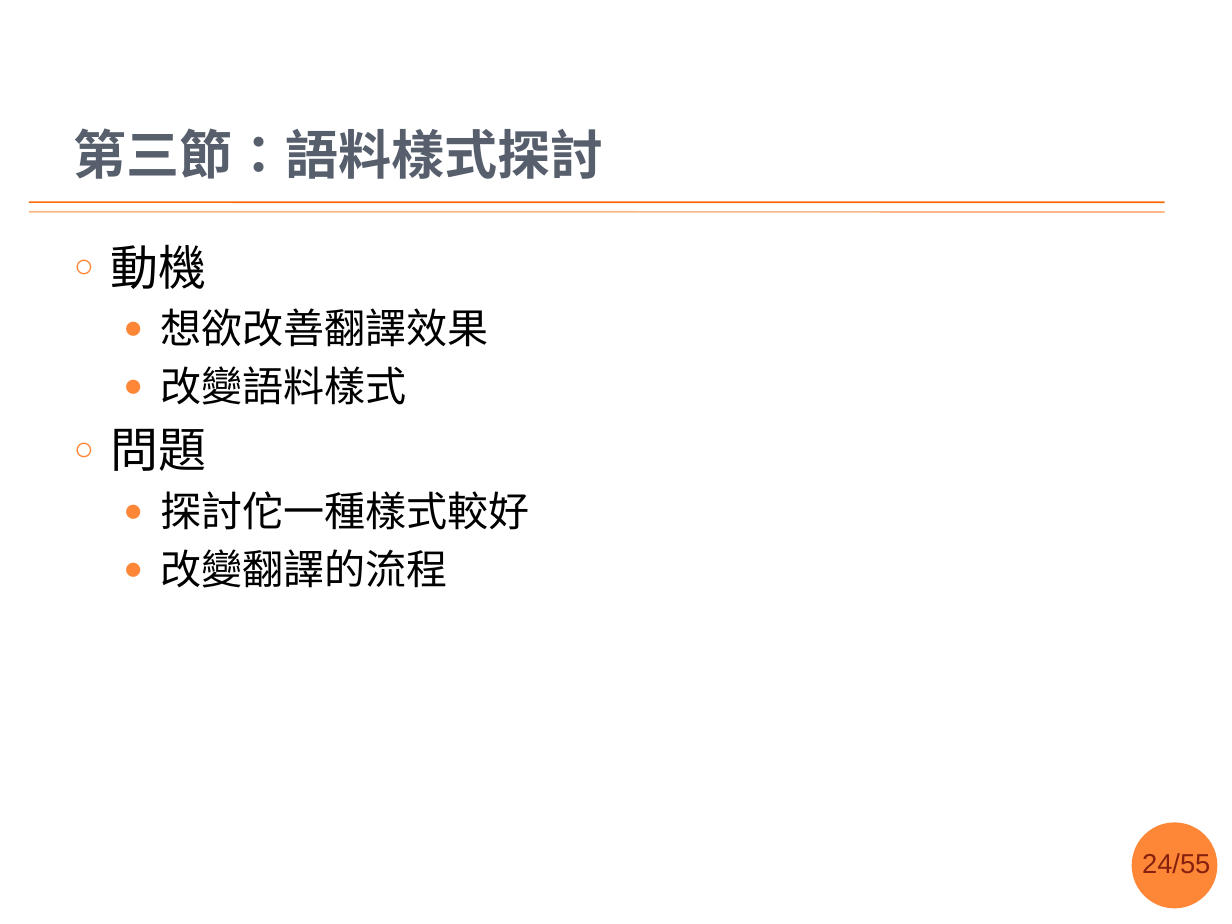
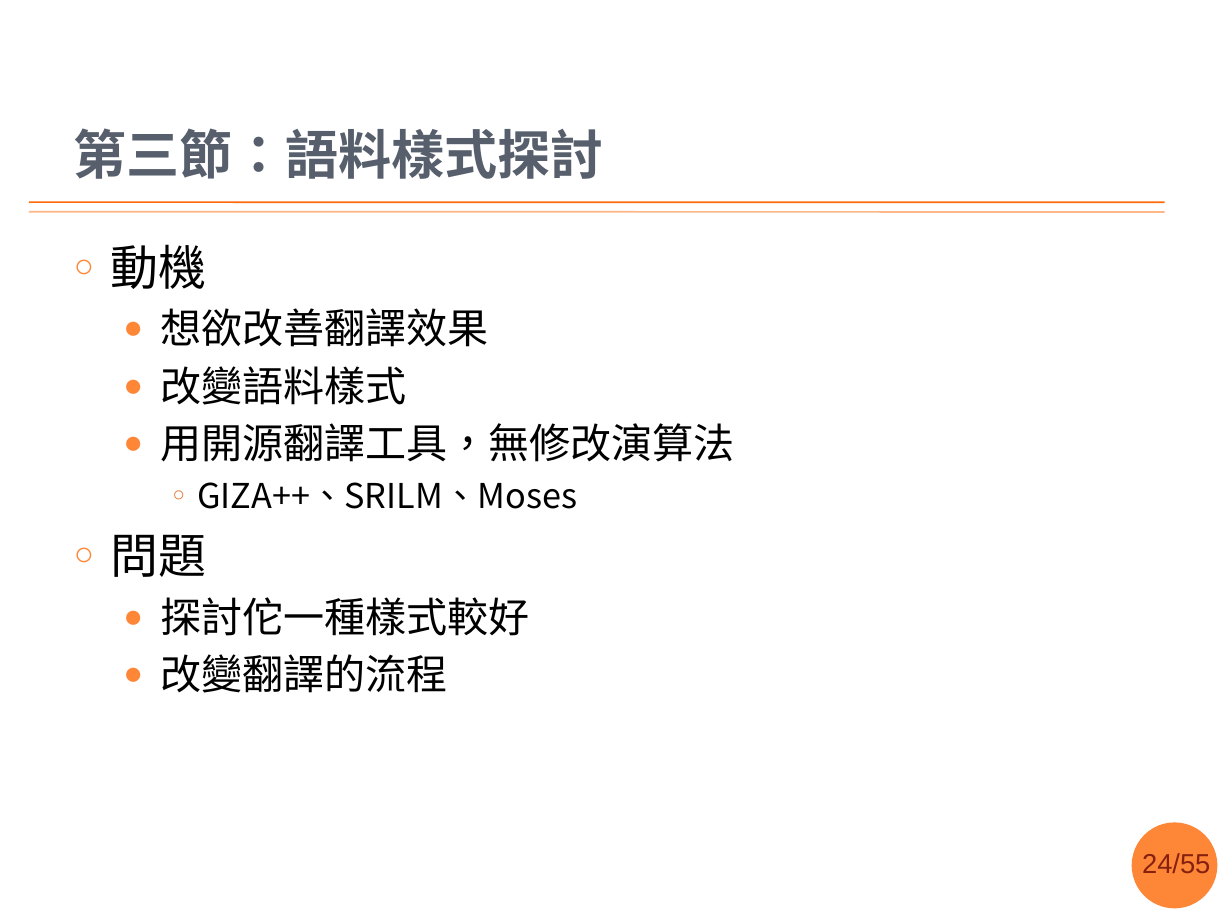
Before and after one commit to sih4sing5hong5/po3-ko3_tau5-iann2-phinn3, a slide deck: slide 24 of 翻譯報告.pptx. Drawn at 1232x924 pixels with LibreOffice and Linux fonts; fonts in the diff are those of the drawing; background and template pictures are left out. Boxes give left, top, right and bottom in pixels: in the first picture for what was removed or moved away, otherwise in the second. Text is boxed around its words. In the diff, an @@ line names an element or a change of style, - is before the commit and + after.

```diff
--- a/翻譯報告.pptx
+++ b/翻譯報告.pptx
@@ text at <box>160,423,735,509</box>: paragraphs added @@
+  ● 用開源翻譯工具，無修改演算法
+    ○ GIZA++、SRILM、Moses
```
Also in this commit, not shown: 6 other slides changed.
